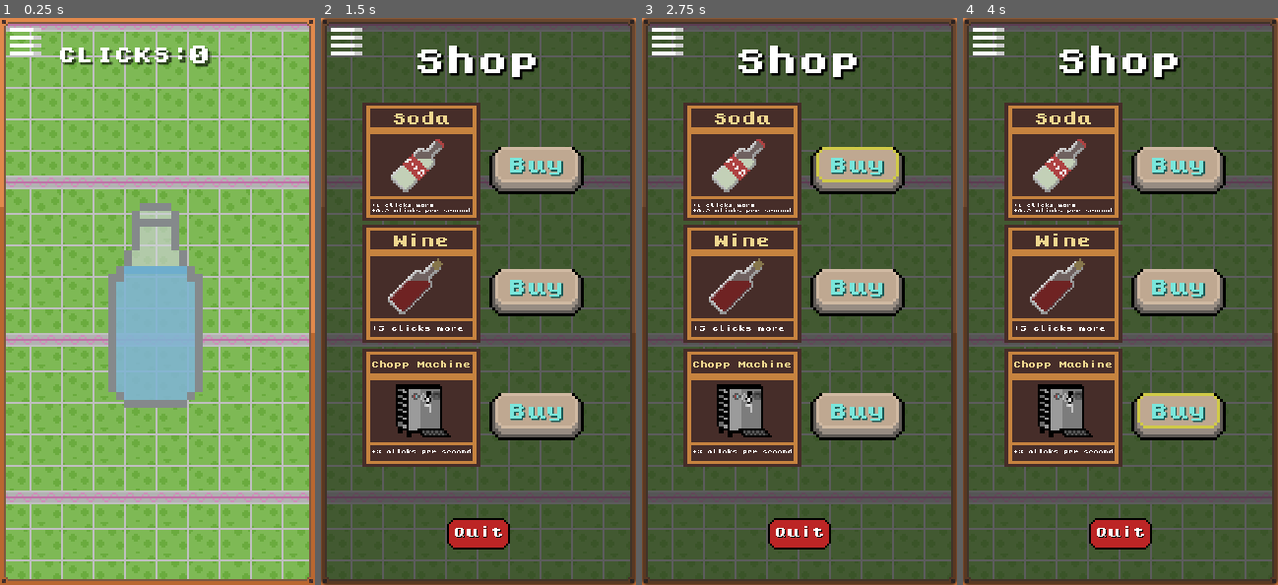
Above: before the commit, frames 1-4 (left to right).
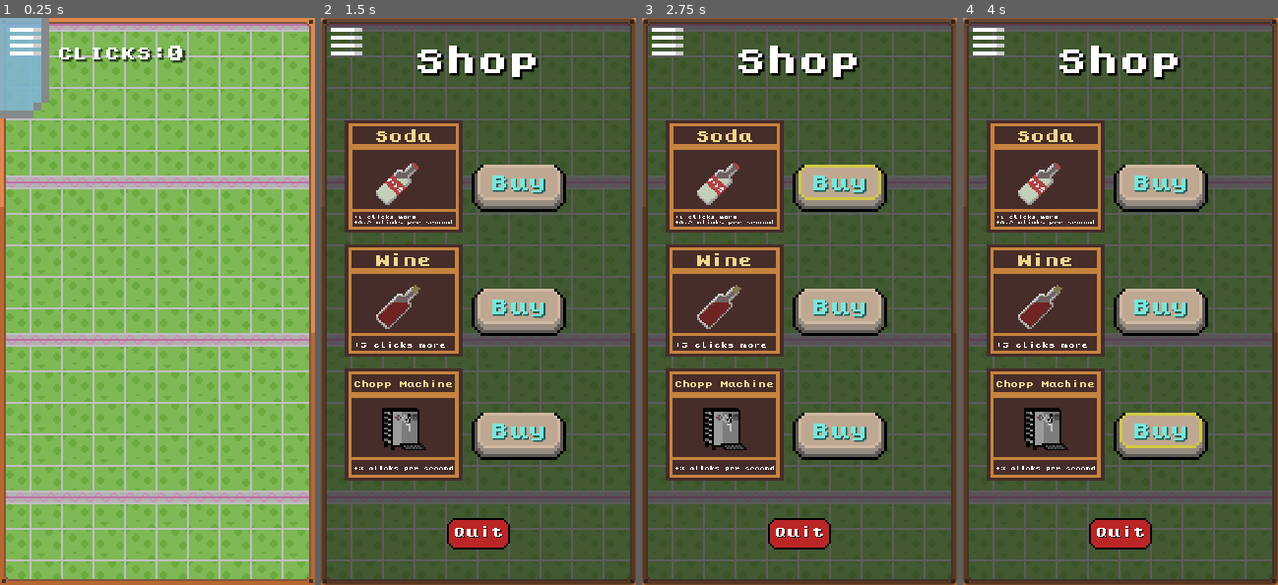
Above: after the commit, the same moments.

Repository: GGabriel199/ClickerProject
Game: Godot game, scene res://Assets/scenes/Principal.tscn
Two runs of this game, one before a commit and one after it. Both use one fixed random seed, a clock stepped at 60 frames per second and the inputs below.
Inputs (mouse positions are in pixels of both pictures, inside the frame that each line leads up to):
- Up to frame 1 (0.25 s): no input
- Up to frame 2 (1.5 s): click (475, 307) at 0.52 s; click (346, 46) at 1.25 s
- Up to frame 3 (2.75 s): click "Buy" at 2 s
- Up to frame 4 (4 s): click "Buy" at 2.75 s; click "Buy" at 3.5 s

The runs differ from the first frame. In frame 1, 12% of the frame differs, in the area x 0-68%, y 0-69%; in frame 2, 28%; in frame 3, 28%; in frame 4, 28%, in the area x 7-84%, y 14-82%.

Commit message:
New sound and effects.

Diff:
--- /dev/null
+++ b/Assets/prefabs/PopUpBottle.gd
@@ -0,0 +1,29 @@
+class_name BottleSpread
+extends Node
+
+var points = 0
+var max_points = 999999999
+@onready var ap:AnimationPlayer = %AnimationPlayer
+
+func _ready():
+	$Clicks/Score.text = str(points)
+
+func _process(delta):
+	_max_value()
+
+
+func _max_value()-> void:
+	if(points >= max_points):
+		points = max_points - 1
+		get_node("Button").queue_free()
+
+func _remove()-> void:
+	$AnimationPlayer.stop()
+
+func _on_button_pressed():
+	points += 1
+	$Clicks/Score.text = str(points)
+	$AnimationPop.play("Bottle pop")
+	$AnimationPop2.play("Bottle pop 2")
+	$AnimationPlayer.play("BottleClick")
+	$BottleSound.play()
--- /dev/null
+++ b/Assets/prefabs/PopUpBottle.tscn
@@ -0,0 +1,348 @@
+[gd_scene load_steps=10 format=3 uid="uid://cxl7hio6xhewp"]
+
+[ext_resource type="Script" path="res://Assets/prefabs/PopUpBottle.gd" id="1_8sjrb"]
+[ext_resource type="Texture2D" uid="uid://dtbbwcjwxk4fd" path="res://Assets/Player/Bootle.png" id="1_a50ix"]
+[ext_resource type="AudioStream" uid="uid://daubygth231pd" path="res://Blob.mp3" id="2_a5s7v"]
+[ext_resource type="FontFile" uid="uid://b0hiocwb1jh1g" path="res://Assets/objects/fonts/kongtext.ttf" id="3_lj1rh"]
+
+[sub_resource type="Animation" id="Animation_4or5x"]
+resource_name = "Bottle pop"
+length = 1.5
+tracks/0/type = "value"
+tracks/0/imported = false
+tracks/0/enabled = true
+tracks/0/path = NodePath(".:position")
+tracks/0/interp = 1
+tracks/0/loop_wrap = true
+tracks/0/keys = {
+"times": PackedFloat32Array(0.1, 0.3, 0.4, 0.5, 0.6, 0.9, 1.2),
+"transitions": PackedFloat32Array(1, 1, 1, 1, 1, 1, 1),
+"update": 0,
+"values": [Vector2(72, 128), Vector2(29, 143), Vector2(23, 161), Vector2(21, 194), Vector2(20, 242), Vector2(21, 285), Vector2(25, 336)]
+}
+tracks/1/type = "value"
+tracks/1/imported = false
+tracks/1/enabled = true
+tracks/1/path = NodePath(".:rotation")
+tracks/1/interp = 1
+tracks/1/loop_wrap = true
+tracks/1/keys = {
+"times": PackedFloat32Array(0.1, 0.3, 0.4, 0.5, 0.6, 0.9, 1.2),
+"transitions": PackedFloat32Array(1, 1, 1, 1, 1, 1, 1),
+"update": 0,
+"values": [0.0, -0.490438, -1.14319, -1.79594, -2.77507, -3.42783, -3.91826]
+}
+tracks/2/type = "method"
+tracks/2/imported = false
+tracks/2/enabled = true
+tracks/2/path = NodePath("..")
+tracks/2/interp = 1
+tracks/2/loop_wrap = true
+tracks/2/keys = {
+"times": PackedFloat32Array(1.4),
+"transitions": PackedFloat32Array(1),
+"values": [{
+"args": [],
+"method": &"_remove"
+}]
+}
+tracks/3/type = "value"
+tracks/3/imported = false
+tracks/3/enabled = true
+tracks/3/path = NodePath(".:visible")
+tracks/3/interp = 1
+tracks/3/loop_wrap = true
+tracks/3/keys = {
+"times": PackedFloat32Array(0, 0.1),
+"transitions": PackedFloat32Array(1, 1),
+"update": 1,
+"values": [false, true]
+}
+
+[sub_resource type="Animation" id="Animation_snijb"]
+resource_name = "Bottle pop 2"
+length = 1.5
+tracks/0/type = "value"
+tracks/0/imported = false
+tracks/0/enabled = true
+tracks/0/path = NodePath("../TextureRect2:position")
+tracks/0/interp = 1
+tracks/0/loop_wrap = true
+tracks/0/keys = {
+"times": PackedFloat32Array(0.1, 0.3, 0.6, 0.9, 1.2),
+"transitions": PackedFloat32Array(1, 1, 1, 1, 1),
+"update": 0,
+"values": [Vector2(72, 128), Vector2(111, 141), Vector2(132, 198), Vector2(143, 252), Vector2(149, 333)]
+}
+tracks/1/type = "value"
+tracks/1/imported = false
+tracks/1/enabled = true
+tracks/1/path = NodePath("../TextureRect2:rotation")
+tracks/1/interp = 1
+tracks/1/loop_wrap = true
+tracks/1/keys = {
+"times": PackedFloat32Array(0.1, 0.3, 0.6, 0.9, 1.2),
+"transitions": PackedFloat32Array(1, 1, 1, 1, 1),
+"update": 0,
+"values": [0.0, 0.652753, 2.4487, 2.93913, 3.59189]
+}
+tracks/2/type = "method"
+tracks/2/imported = false
+tracks/2/enabled = true
+tracks/2/path = NodePath("..")
+tracks/2/interp = 1
+tracks/2/loop_wrap = true
+tracks/2/keys = {
+"times": PackedFloat32Array(1.4),
+"transitions": PackedFloat32Array(1),
+"values": [{
+"args": [],
+"method": &"_remove"
+}]
+}
+tracks/3/type = "value"
+tracks/3/imported = false
+tracks/3/enabled = true
+tracks/3/path = NodePath("../TextureRect2:visible")
+tracks/3/interp = 1
+tracks/3/loop_wrap = true
+tracks/3/keys = {
+"times": PackedFloat32Array(0, 0.1),
+"transitions": PackedFloat32Array(1, 1),
+"update": 1,
+"values": [false, true]
+}
+
+[sub_resource type="Animation" id="Animation_whxek"]
+length = 0.001
+tracks/0/type = "value"
+tracks/0/imported = false
+tracks/0/enabled = true
+tracks/0/path = NodePath(".:position")
+tracks/0/interp = 1
+tracks/0/loop_wrap = true
+tracks/0/keys = {
+"times": PackedFloat32Array(0),
+"transitions": PackedFloat32Array(1),
+"update": 0,
+"values": [Vector2(72, 128)]
+}
+tracks/1/type = "value"
+tracks/1/imported = false
+tracks/1/enabled = true
+tracks/1/path = NodePath(".:rotation")
+tracks/1/interp = 1
+tracks/1/loop_wrap = true
+tracks/1/keys = {
+"times": PackedFloat32Array(0),
+"transitions": PackedFloat32Array(1),
+"update": 0,
+"values": [0.0]
+}
+tracks/2/type = "value"
+tracks/2/imported = false
+tracks/2/enabled = true
+tracks/2/path = NodePath("../TextureRect2:position")
+tracks/2/interp = 1
+tracks/2/loop_wrap = true
+tracks/2/keys = {
+"times": PackedFloat32Array(0),
+"transitions": PackedFloat32Array(1),
+"update": 0,
+"values": [Vector2(72, 128)]
+}
+tracks/3/type = "value"
+tracks/3/imported = false
+tracks/3/enabled = true
+tracks/3/path = NodePath("../TextureRect2:rotation")
+tracks/3/interp = 1
+tracks/3/loop_wrap = true
+tracks/3/keys = {
+"times": PackedFloat32Array(0),
+"transitions": PackedFloat32Array(1),
+"update": 0,
+"values": [0.0]
+}
+tracks/4/type = "value"
+tracks/4/imported = false
+tracks/4/enabled = true
+tracks/4/path = NodePath(".:visible")
+tracks/4/interp = 1
+tracks/4/loop_wrap = true
+tracks/4/keys = {
+"times": PackedFloat32Array(0),
+"transitions": PackedFloat32Array(1),
+"update": 1,
+"values": [false]
+}
+tracks/5/type = "value"
+tracks/5/imported = false
+tracks/5/enabled = true
+tracks/5/path = NodePath("../TextureRect2:visible")
+tracks/5/interp = 1
+tracks/5/loop_wrap = true
+tracks/5/keys = {
+"times": PackedFloat32Array(0),
+"transitions": PackedFloat32Array(1),
+"update": 1,
+"values": [false]
+}
+tracks/6/type = "value"
+tracks/6/imported = false
+tracks/6/enabled = true
+tracks/6/path = NodePath("../Button:scale")
+tracks/6/interp = 1
+tracks/6/loop_wrap = true
+tracks/6/keys = {
+"times": PackedFloat32Array(0),
+"transitions": PackedFloat32Array(1),
+"update": 0,
+"values": [Vector2(4, 4)]
+}
+tracks/7/type = "value"
+tracks/7/imported = false
+tracks/7/enabled = true
+tracks/7/path = NodePath("../Button:position")
+tracks/7/interp = 1
+tracks/7/loop_wrap = true
+tracks/7/keys = {
+"times": PackedFloat32Array(0),
+"transitions": PackedFloat32Array(1),
+"update": 0,
+"values": [Vector2(49, 79)]
+}
+
+[sub_resource type="Animation" id="Animation_m8rxg"]
+resource_name = "BottleClick"
+length = 0.2
+tracks/0/type = "value"
+tracks/0/imported = false
+tracks/0/enabled = true
+tracks/0/path = NodePath("../Button:scale")
+tracks/0/interp = 1
+tracks/0/loop_wrap = true
+tracks/0/keys = {
+"times": PackedFloat32Array(0, 0.1, 0.2),
+"transitions": PackedFloat32Array(1, 1, 1),
+"update": 0,
+"values": [Vector2(4, 4), Vector2(4.5, 4.5), Vector2(4, 4)]
+}
+tracks/1/type = "value"
+tracks/1/imported = false
+tracks/1/enabled = true
+tracks/1/path = NodePath("../Button:position")
+tracks/1/interp = 1
+tracks/1/loop_wrap = true
+tracks/1/keys = {
+"times": PackedFloat32Array(0, 0.1, 0.2),
+"transitions": PackedFloat32Array(1, 1, 1),
+"update": 0,
+"values": [Vector2(49, 79), Vector2(44, 73), Vector2(49, 79)]
+}
+
+[sub_resource type="AnimationLibrary" id="AnimationLibrary_5giy2"]
+_data = {
+"Bottle pop": SubResource("Animation_4or5x"),
+"Bottle pop 2": SubResource("Animation_snijb"),
+"BottleClick": SubResource("Animation_m8rxg"),
+"RESET": SubResource("Animation_whxek")
+}
+
+[node name="Control" type="Control"]
+layout_mode = 3
+anchors_preset = 15
+anchor_right = 1.0
+anchor_bottom = 1.0
+grow_horizontal = 2
+grow_vertical = 2
+script = ExtResource("1_8sjrb")
+
+[node name="BottleSound" type="AudioStreamPlayer2D" parent="."]
+stream = ExtResource("2_a5s7v")
+
+[node name="AnimationPlayer" type="AnimationPlayer" parent="."]
+root_node = NodePath("../TextureRect")
+libraries = {
+"": SubResource("AnimationLibrary_5giy2")
+}
+
+[node name="AnimationPop" type="AnimationPlayer" parent="."]
+root_node = NodePath("../TextureRect")
+libraries = {
+"": SubResource("AnimationLibrary_5giy2")
+}
+
+[node name="AnimationPop2" type="AnimationPlayer" parent="."]
+root_node = NodePath("../TextureRect")
+libraries = {
+"": SubResource("AnimationLibrary_5giy2")
+}
+
+[node name="TextureRect" type="TextureRect" parent="."]
+visible = false
+layout_mode = 0
+offset_left = 72.0
+offset_top = 128.0
+offset_right = 88.0
+offset_bottom = 160.0
+texture = ExtResource("1_a50ix")
+stretch_mode = 4
+
+[node name="TextureRect2" type="TextureRect" parent="."]
+visible = false
+layout_mode = 0
+offset_left = 72.0
+offset_top = 128.0
+offset_right = 88.0
+offset_bottom = 160.0
+texture = ExtResource("1_a50ix")
+stretch_mode = 4
+
+[node name="Button" type="TextureButton" parent="."]
+layout_mode = 1
+anchors_preset = 8
+anchor_left = 0.5
+anchor_top = 0.5
+anchor_right = 0.5
+anchor_bottom = 0.5
+offset_left = -31.0
+offset_top = -65.0
+offset_right = -15.0
+offset_bottom = -33.0
+grow_horizontal = 2
+grow_vertical = 2
+scale = Vector2(4, 4)
+size_flags_stretch_ratio = 0.0
+action_mode = 0
+texture_normal = ExtResource("1_a50ix")
+
+[node name="Clicks" type="Label" parent="."]
+layout_mode = 0
+offset_left = 29.0
+offset_top = 14.0
+offset_right = 85.0
+offset_bottom = 25.0
+grow_horizontal = 2
+theme_override_colors/font_shadow_color = Color(0, 0, 0, 0.501961)
+theme_override_fonts/font = ExtResource("3_lj1rh")
+theme_override_font_sizes/font_size = 8
+text = "CLICKS:"
+horizontal_alignment = 1
+
+[node name="Score" type="RichTextLabel" parent="Clicks"]
+layout_mode = 1
+anchors_preset = 5
+anchor_left = 0.5
+anchor_right = 0.5
+offset_left = 27.0
+offset_top = -0.833333
+offset_right = 78.0
+offset_bottom = 10.1667
+grow_horizontal = 2
+scale = Vector2(1.2, 1.2)
+theme_override_colors/font_shadow_color = Color(0, 0, 0, 0.501961)
+theme_override_fonts/normal_font = ExtResource("3_lj1rh")
+theme_override_font_sizes/normal_font_size = 8
+text = "0"
+
+[connection signal="pressed" from="Button" to="." method="_on_button_pressed"]
--- a/Assets/scenes/Principal.tscn
+++ b/Assets/scenes/Principal.tscn
@@ -1,11 +1,9 @@
-[gd_scene load_steps=11 format=3 uid="uid://dplgl1tbqiofh"]
+[gd_scene load_steps=9 format=3 uid="uid://dplgl1tbqiofh"]
 
 [ext_resource type="Script" path="res://Assets/scripts/bottle.gd" id="1_gbkb0"]
 [ext_resource type="Texture2D" uid="uid://bj5cg6d0ohmhm" path="res://Assets/objects/scenario/Azuleijo.png" id="2_nmpb7"]
-[ext_resource type="AudioStream" uid="uid://vdusktgfxld8" path="res://Assets/audio/FUNK PROIBIDÃO COM GRAVE - FUNK 2023 - SELEÇÃO TOP PRA PAREDÃO 2023 - SÓ AS TOPS (FUNK PESADÃO 2023) (320 kbps).mp3" id="2_s0apj"]
-[ext_resource type="Texture2D" uid="uid://dtbbwcjwxk4fd" path="res://Assets/Player/Bootle.png" id="5_g021s"]
 [ext_resource type="Texture2D" uid="uid://b5f6djqrqcoyb" path="res://Assets/objects/buttons/MenuButton.png" id="5_xpq6f"]
-[ext_resource type="FontFile" uid="uid://b0hiocwb1jh1g" path="res://Assets/objects/fonts/kongtext.ttf" id="6_h8iw3"]
+[ext_resource type="PackedScene" uid="uid://cxl7hio6xhewp" path="res://Assets/prefabs/PopUpBottle.tscn" id="7_8rano"]
 
 [sub_resource type="TileSetAtlasSource" id="TileSetAtlasSource_0wmuo"]
 texture = ExtResource("2_nmpb7")
@@ -61,7 +59,6 @@
 [node name="somdeteste" type="AudioStreamPlayer2D" parent="."]
 position = Vector2(64, 111)
 scale = Vector2(2, 2)
-stream = ExtResource("2_s0apj")
 
 [node name="CanvasLayer" type="CanvasLayer" parent="."]
 
@@ -75,54 +72,12 @@
 format = 2
 layer_0/tile_data = PackedInt32Array(0, 262146, 0, 65536, 262146, 1, 1, 327682, 0, 2, 327682, 0, 3, 327682, 0, 4, 32768 …(1953 unchanged characters)…
 
-[node name="Bottle" type="TextureButton" parent="CanvasLayer"]
-anchors_preset = 8
-anchor_left = 0.5
-anchor_top = 0.5
-anchor_right = 0.5
-anchor_bottom = 0.5
-offset_left = -33.0
-offset_top = -62.0
-offset_right = -17.0
-offset_bottom = -30.0
-grow_horizontal = 2
-grow_vertical = 2
-scale = Vector2(4, 4)
-size_flags_stretch_ratio = 0.0
-action_mode = 0
-texture_normal = ExtResource("5_g021s")
-
-[node name="Clicks" type="Label" parent="CanvasLayer"]
-anchors_preset = 5
-anchor_left = 0.5
-anchor_right = 0.5
-offset_left = -51.0
-offset_top = 14.0
-offset_right = 5.0
-offset_bottom = 25.0
-grow_horizontal = 2
-scale = Vector2(1.2, 1.2)
-theme_override_colors/font_shadow_color = Color(0, 0, 0, 0.501961)
-theme_override_fonts/font = ExtResource("6_h8iw3")
-theme_override_font_sizes/font_size = 8
-text = "CLICKS:"
-horizontal_alignment = 1
-
-[node name="Score" type="RichTextLabel" parent="CanvasLayer/Clicks"]
-layout_mode = 1
-anchors_preset = 5
-anchor_left = 0.5
-anchor_right = 0.5
-offset_left = 27.0
-offset_top = -0.833333
-offset_right = 78.0
-offset_bottom = 10.1667
-grow_horizontal = 2
-scale = Vector2(1.2, 1.2)
-theme_override_colors/font_shadow_color = Color(0, 0, 0, 0.501961)
-theme_override_fonts/normal_font = ExtResource("6_h8iw3")
-theme_override_font_sizes/normal_font_size = 8
-text = "0"
+[node name="Bottle" parent="CanvasLayer" instance=ExtResource("7_8rano")]
+anchors_preset = 0
+anchor_right = 0.0
+anchor_bottom = 0.0
+grow_horizontal = 1
+grow_vertical = 1
 
 [node name="MenuButton" type="TextureButton" parent="CanvasLayer"]
 offset_left = 5.0
@@ -132,5 +87,4 @@
 scale = Vector2(2, 2)
 texture_normal = ExtResource("5_xpq6f")
 
-[connection signal="pressed" from="CanvasLayer/Bottle" to="." method="_on_texture_button_pressed"]
 [connection signal="pressed" from="CanvasLayer/MenuButton" to="." method="_on_menu_button_pressed"]
--- a/Assets/scenes/menu.tscn
+++ b/Assets/scenes/menu.tscn
@@ -1,6 +1,6 @@
 [gd_scene load_steps=21 format=3 uid="uid://dxlt77wsikpwv"]
 
-[ext_resource type="Script" path="res://Assets/scenes/menu.gd" id="1_pbt3f"]
+[ext_resource type="Script" path="res://Assets/scripts/menu.gd" id="1_h5j0w"]
 [ext_resource type="Texture2D" uid="uid://bj5cg6d0ohmhm" path="res://Assets/objects/scenario/Azuleijo.png" id="2_5lv7v"]
 [ext_resource type="Texture2D" uid="uid://b5f6djqrqcoyb" path="res://Assets/objects/buttons/MenuButton.png" id="2_v5msu"]
 [ext_resource type="Texture2D" uid="uid://cxbne1f7un2al" path="res://Assets/objects/Items/Frame.png" id="4_5img6"]
@@ -66,7 +66,7 @@
 sources/2 = SubResource("TileSetAtlasSource_weqe2")
 
 [node name="Menu" type="Node2D"]
-script = ExtResource("1_pbt3f")
+script = ExtResource("1_h5j0w")
 
 [node name="CanvasLayer" type="CanvasLayer" parent="."]
 
@@ -81,7 +81,7 @@
 layer_0/tile_data = PackedInt32Array(0, 262146, 0, 65536, 262146, 1, 1, 327682, 0, 2, 327682, 0, 3, 327682, 0, 4, 32768 …(1953 unchanged characters)…
 
 [node name="Panel" type="Panel" parent="CanvasLayer"]
-anchors_preset = -1
+anchors_preset = 15
 anchor_right = 1.0
 anchor_bottom = 1.0
 grow_horizontal = 2
@@ -98,25 +98,32 @@
 theme_override_fonts/font = ExtResource("7_pev34")
 text = "Shop"
 
-[node name="Shop1" type="TextureRect" parent="CanvasLayer/Panel"]
-layout_mode = 0
-offset_left = 21.0
-offset_top = 43.0
-offset_right = 61.0
-offset_bottom = 83.0
+[node name="VBoxContainer" type="VBoxContainer" parent="CanvasLayer/Panel"]
+layout_mode = 1
+anchors_preset = 4
+anchor_top = 0.5
+anchor_bottom = 0.5
+offset_left = 12.0
+offset_top = -92.0
+offset_right = 52.0
+offset_bottom = 30.0
+grow_vertical = 2
 scale = Vector2(1.5, 1.5)
+
+[node name="Shop1" type="TextureRect" parent="CanvasLayer/Panel/VBoxContainer"]
+layout_mode = 2
 texture = ExtResource("4_5img6")
 
-[node name="Img1" type="TextureRect" parent="CanvasLayer/Panel/Shop1"]
-layout_mode = 0
-offset_left = 8.66667
-offset_top = 7.33333
-offset_right = 48.6667
-offset_bottom = 47.3333
+[node name="Img1" type="TextureRect" parent="CanvasLayer/Panel/VBoxContainer/Shop1"]
+layout_mode = 0
+offset_left = 10.0
+offset_top = 10.0
+offset_right = 42.0
+offset_bottom = 42.0
 scale = Vector2(0.6, 0.6)
 texture = ExtResource("9_7eukm")
 
-[node name="Title" type="Label" parent="CanvasLayer/Panel/Shop1"]
+[node name="Title" type="Label" parent="CanvasLayer/Panel/VBoxContainer/Shop1"]
 layout_mode = 0
 offset_left = 10.0
 offset_top = 2.66666
@@ -127,7 +134,7 @@
 theme_override_fonts/font = ExtResource("7_pev34")
 text = "Soda"
 
-[node name="Item1" type="TextureButton" parent="CanvasLayer/Panel/Shop1"]
+[node name="Item1" type="TextureButton" parent="CanvasLayer/Panel/VBoxContainer/Shop1"]
 layout_mode = 0
 offset_left = 42.6667
 offset_top = 15.3333
@@ -138,7 +145,7 @@
 texture_disabled = ExtResource("11_wlf7p")
 texture_focused = ExtResource("12_8t624")
 
-[node name="BuyLabel" type="Label" parent="CanvasLayer/Panel/Shop1/Item1"]
+[node name="BuyLabel" type="Label" parent="CanvasLayer/Panel/VBoxContainer/Shop1/Item1"]
 layout_mode = 0
 offset_left = 6.0
 offset_top = 3.0
@@ -150,27 +157,22 @@
 theme_override_fonts/font = ExtResource("7_pev34")
 text = "Buy"
 
-[node name="Description" type="Label" parent="CanvasLayer/Panel/Shop1"]
-layout_mode = 0
-offset_left = 2.66667
-offset_top = 34.0
-offset_right = 354.667
-offset_bottom = 72.0
+[node name="Description" type="Label" parent="CanvasLayer/Panel/VBoxContainer/Shop1"]
+layout_mode = 0
+offset_left = 3.33334
+offset_top = 32.0
+offset_right = 355.334
+offset_bottom = 70.0
 scale = Vector2(0.095, 0.095)
 theme_override_fonts/font = ExtResource("7_pev34")
 text = "+1 clicks more
 +0.2 clicks per second"
 
-[node name="Shop2" type="TextureRect" parent="CanvasLayer/Panel"]
-layout_mode = 0
-offset_left = 21.0
-offset_top = 105.0
-offset_right = 61.0
-offset_bottom = 145.0
-scale = Vector2(1.5, 1.5)
+[node name="Shop2" type="TextureRect" parent="CanvasLayer/Panel/VBoxContainer"]
+layout_mode = 2
 texture = ExtResource("4_5img6")
 
-[node name="Title2" type="Label" parent="CanvasLayer/Panel/Shop2"]
+[node name="Title2" type="Label" parent="CanvasLayer/Panel/VBoxContainer/Shop2"]
 layout_mode = 0
 offset_left = 10.0
 offset_top = 2.66666
@@ -181,7 +183,7 @@
 theme_override_fonts/font = ExtResource("7_pev34")
 text = "Wine"
 
-[node name="Item2" type="TextureButton" parent="CanvasLayer/Panel/Shop2"]
+[node name="Item2" type="TextureButton" parent="CanvasLayer/Panel/VBoxContainer/Shop2"]
 layout_mode = 0
 offset_left = 42.6667
 offset_top = 14.6667
@@ -192,7 +194,7 @@
 texture_disabled = ExtResource("11_wlf7p")
 texture_focused = ExtResource("12_8t624")
 
-[node name="BuyLabel2" type="Label" parent="CanvasLayer/Panel/Shop2/Item2"]
+[node name="BuyLabel2" type="Label" parent="CanvasLayer/Panel/VBoxContainer/Shop2/Item2"]
 layout_mode = 0
 offset_left = 6.0
 offset_top = 3.0
@@ -204,35 +206,30 @@
 theme_override_fonts/font = ExtResource("7_pev34")
 text = "Buy"
 
-[node name="Img2" type="TextureRect" parent="CanvasLayer/Panel/Shop2"]
-layout_mode = 0
-offset_left = 8.0
-offset_top = 7.33334
-offset_right = 48.0
-offset_bottom = 47.3333
+[node name="Img2" type="TextureRect" parent="CanvasLayer/Panel/VBoxContainer/Shop2"]
+layout_mode = 0
+offset_left = 10.0
+offset_top = 10.0
+offset_right = 42.0
+offset_bottom = 42.0
 scale = Vector2(0.6, 0.6)
 texture = ExtResource("14_tiekq")
 
-[node name="Description2" type="Label" parent="CanvasLayer/Panel/Shop2"]
-layout_mode = 0
-offset_left = 3.0
-offset_top = 34.0
-offset_right = 227.0
-offset_bottom = 53.0
+[node name="Description2" type="Label" parent="CanvasLayer/Panel/VBoxContainer/Shop2"]
+layout_mode = 0
+offset_left = 2.66666
+offset_top = 32.6667
+offset_right = 226.667
+offset_bottom = 51.6667
 scale = Vector2(0.14, 0.14)
 theme_override_fonts/font = ExtResource("7_pev34")
 text = "+5 clicks more"
 
-[node name="Shop3" type="TextureRect" parent="CanvasLayer/Panel"]
-layout_mode = 0
-offset_left = 21.0
-offset_top = 168.0
-offset_right = 61.0
-offset_bottom = 208.0
-scale = Vector2(1.5, 1.5)
+[node name="Shop3" type="TextureRect" parent="CanvasLayer/Panel/VBoxContainer"]
+layout_mode = 2
 texture = ExtResource("4_5img6")
 
-[node name="Title3" type="Label" parent="CanvasLayer/Panel/Shop3"]
+[node name="Title3" type="Label" parent="CanvasLayer/Panel/VBoxContainer/Shop3"]
 layout_mode = 0
 offset_left = 3.33333
 offset_top = 4.0
@@ -243,7 +240,7 @@
 theme_override_fonts/font = ExtResource("7_pev34")
 text = "Chopp Machine"
 
-[node name="Item3" type="TextureButton" parent="CanvasLayer/Panel/Shop3"]
+[node name="Item3" type="TextureButton" parent="CanvasLayer/Panel/VBoxContainer/Shop3"]
 layout_mode = 0
 offset_left = 42.6667
 offset_top = 15.3333
@@ -254,7 +251,7 @@
 texture_disabled = ExtResource("11_wlf7p")
 texture_focused = ExtResource("12_8t624")
 
-[node name="BuyLabel3" type="Label" parent="CanvasLayer/Panel/Shop3/Item3"]
+[node name="BuyLabel3" type="Label" parent="CanvasLayer/Panel/VBoxContainer/Shop3/Item3"]
 layout_mode = 0
 offset_left = 6.0
 offset_top = 2.99997
@@ -266,21 +263,21 @@
 theme_override_fonts/font = ExtResource("7_pev34")
 text = "Buy"
 
-[node name="Img3" type="TextureRect" parent="CanvasLayer/Panel/Shop3"]
-layout_mode = 0
-offset_left = 8.66667
-offset_top = 8.66666
-offset_right = 48.6667
-offset_bottom = 48.6667
+[node name="Img3" type="TextureRect" parent="CanvasLayer/Panel/VBoxContainer/Shop3"]
+layout_mode = 0
+offset_left = 10.6667
+offset_top = 10.6667
+offset_right = 42.6667
+offset_bottom = 42.6667
 scale = Vector2(0.6, 0.6)
 texture = ExtResource("15_q7iio")
 
-[node name="Description3" type="Label" parent="CanvasLayer/Panel/Shop3"]
-layout_mode = 0
-offset_left = 3.33333
-offset_top = 34.0
+[node name="Description3" type="Label" parent="CanvasLayer/Panel/VBoxContainer/Shop3"]
+layout_mode = 0
+offset_left = 3.33334
+offset_top = 32.6667
 offset_right = 355.333
-offset_bottom = 72.0
+offset_bottom = 70.6667
 scale = Vector2(0.106, 0.106)
 theme_override_fonts/font = ExtResource("7_pev34")
 text = "+3 clicks per second"
@@ -318,8 +315,8 @@
 text = "Quit"
 language = "en_US"
 
-[connection signal="pressed" from="CanvasLayer/Panel/Shop1/Item1" to="." method="_on_item_1_pressed"]
-[connection signal="pressed" from="CanvasLayer/Panel/Shop2/Item2" to="." method="_on_item_2_pressed"]
-[connection signal="pressed" from="CanvasLayer/Panel/Shop3/Item3" to="." method="_on_item_3_pressed"]
+[connection signal="pressed" from="CanvasLayer/Panel/VBoxContainer/Shop1/Item1" to="." method="_on_item_1_pressed"]
+[connection signal="pressed" from="CanvasLayer/Panel/VBoxContainer/Shop2/Item2" to="." method="_on_item_2_pressed"]
+[connection signal="pressed" from="CanvasLayer/Panel/VBoxContainer/Shop3/Item3" to="." method="_on_item_3_pressed"]
 [connection signal="pressed" from="CanvasLayer/Panel/Menu" to="." method="_on_menu_pressed"]
 [connection signal="pressed" from="CanvasLayer/Panel/Quit" to="." method="_on_quit_pressed"]
--- a/Assets/scripts/bottle.gd
+++ b/Assets/scripts/bottle.gd
@@ -1,24 +1,7 @@
 extends Node2D
 
-var points = 0
-var max_points = 999999999
-
 func _ready():
-	$CanvasLayer/Clicks/Score.text = str(points)
 	$somdeteste.play()
-
-func _process(delta):
-	_max_value()
-
-func _on_texture_button_pressed():
-	points += 1
-	$CanvasLayer/Clicks/Score.text = str(points)
-
 
 func _on_menu_button_pressed():
 	get_tree().change_scene_to_file("res://Assets/scenes/menu.tscn")
-
-func _max_value()-> void:
-	if(points >= max_points):
-		points = max_points - 1
-		get_node("CanvasLayer/Bottle").queue_free()
--- /dev/null
+++ b/Node2D.gd
@@ -0,0 +1,10 @@
+extends Node2D
+
+var show_timer = 3
+# Called when the node enters the scene tree for the first time.
+func _ready():
+	$Timer.start(show_timer)
+	$Sprite2D.show()
+
+func _on_timer_timeout():
+	queue_free()
Not shown, added: Assets/audio/Blob.mp3.import
Binary file changed: Assets/objects/player/Bootle.png
Renamed: Assets/scenes/menu.gd -> Assets/scripts/menu.gd
Not shown, added: Blob.mp3.import
Not shown, added: Assets/audio/Blob.mp3
Not shown, added: Blob.mp3
